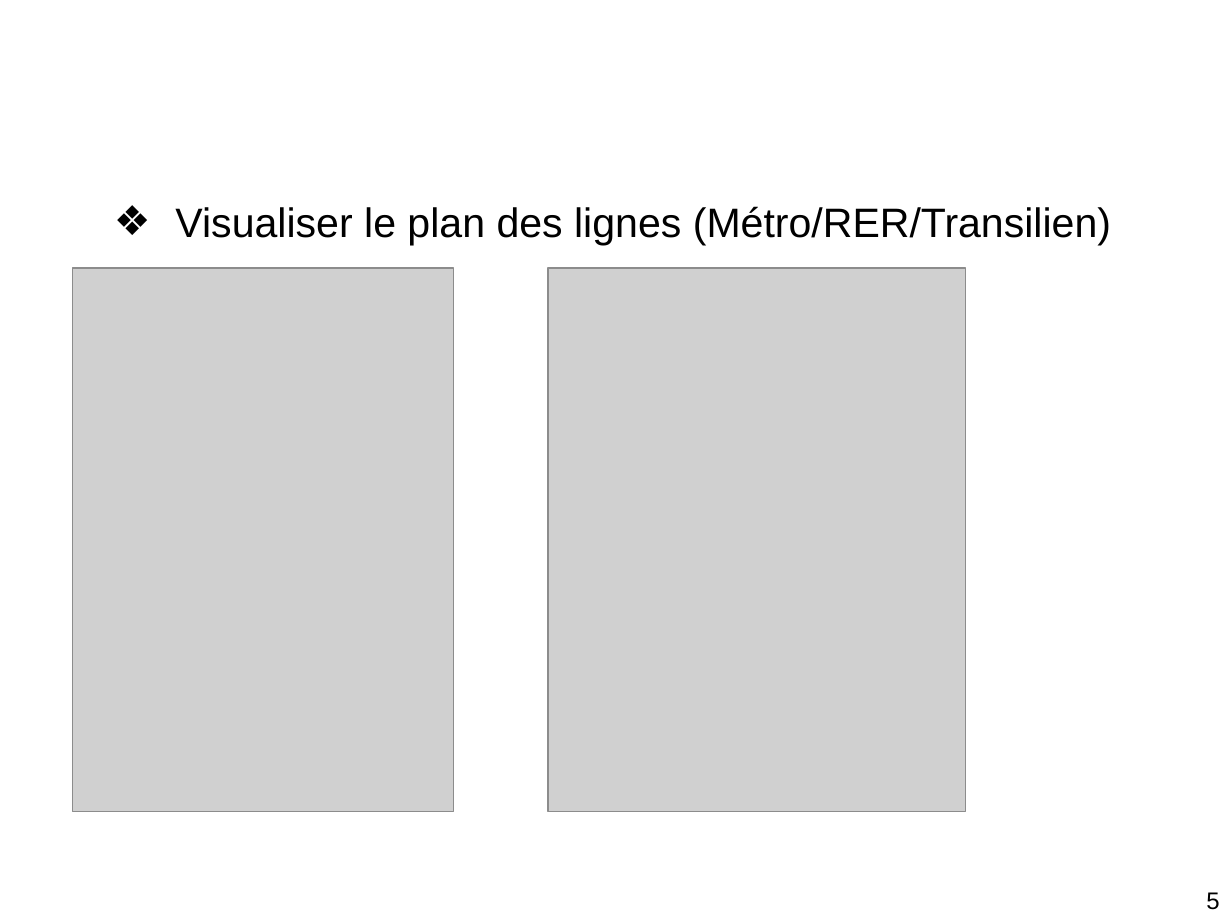
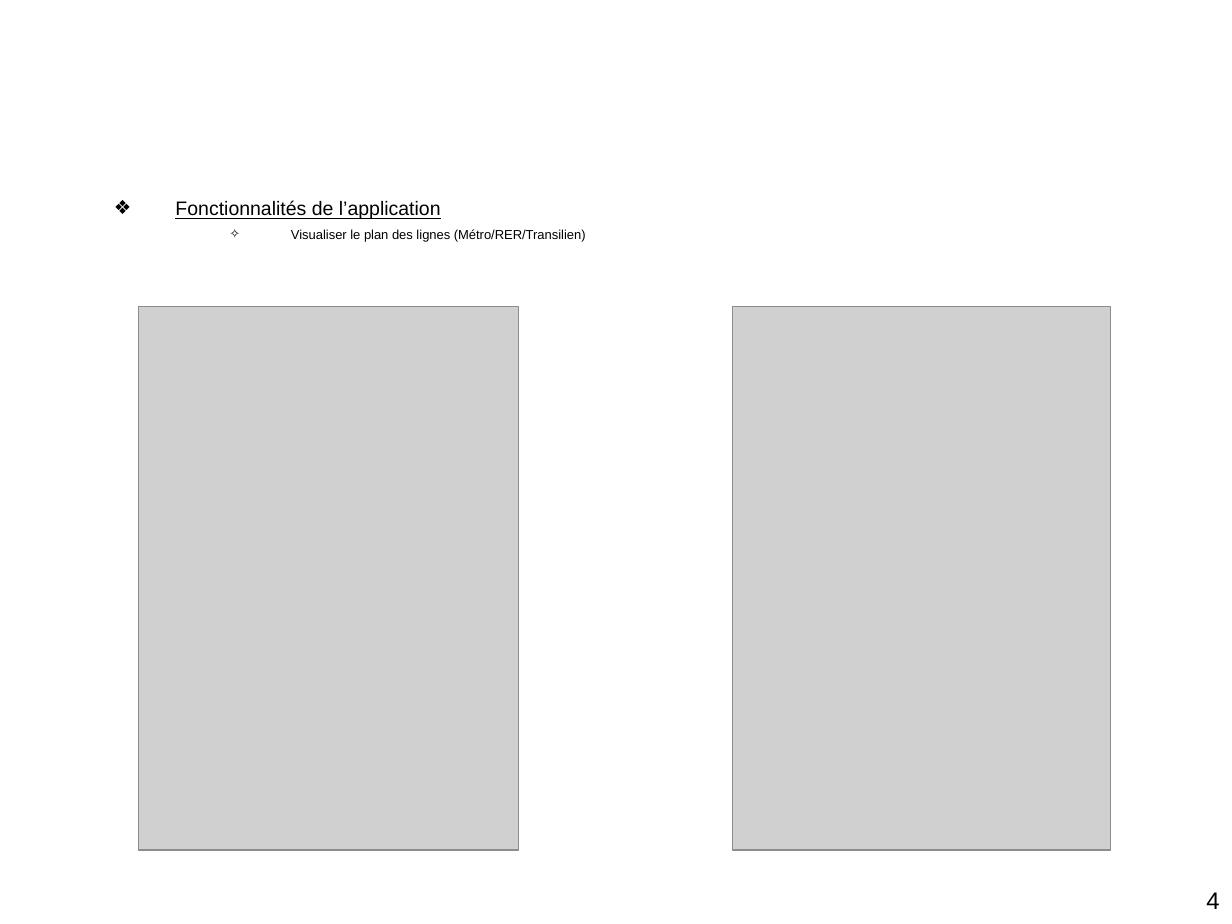
Before and after one commit to axelajv/FirefoxOS-ProjetDLL, a slide deck: slide 4 of PowerPoint/PPT Projet-DLL.ppt (slide 5 before the commit). Drawn at 1232x924 pixels with LibreOffice and Linux fonts; fonts in the diff are those of the drawing; grey boxes stand for pictures; background and template pictures are left out. Boxes give left, top, right and bottom in pixels: in the first picture for what was removed or moved away, otherwise in the second. Text is boxed around its words. In the diff, an @@ line names an element or a change of style, - is before the commit and + after.

```diff
--- a/PowerPoint/PPT Projet-DLL.ppt
+++ b/PowerPoint/PPT Projet-DLL.ppt
@@ text at box(175, 200, 441, 219): paragraph added @@
+  ❖ Fonctionnalités de l’application
@@ text at box(291, 229, 586, 242): size 24 to 7.6 pt in "Visualiser le plan des lignes (Métro/RER/Transilien)"; bullet ❖ to ✧; list level 2 to 4 in "Visualiser le plan des lignes ..." @@
@@ picture: place and size @@
-picture at box(73, 269, 453, 812)
+picture at box(138, 307, 519, 850)
@@ picture: place and size @@
-picture at box(548, 269, 966, 812)
+picture at box(732, 307, 1110, 850)
@@ page number at box(1206, 892, 1219, 909): text changed @@
-5
+4
```
Also in this commit, not shown: 6 other slides changed, 1 slide added, 1 slide removed.
